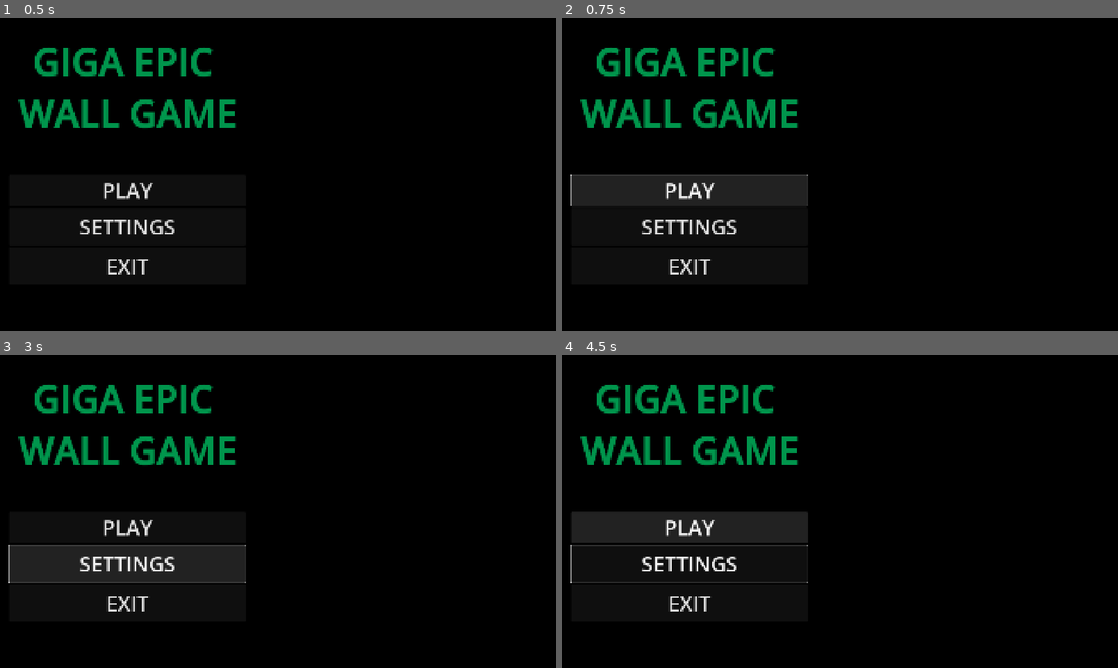
Above: before the commit, frames 1-4 (two rows, left to right).
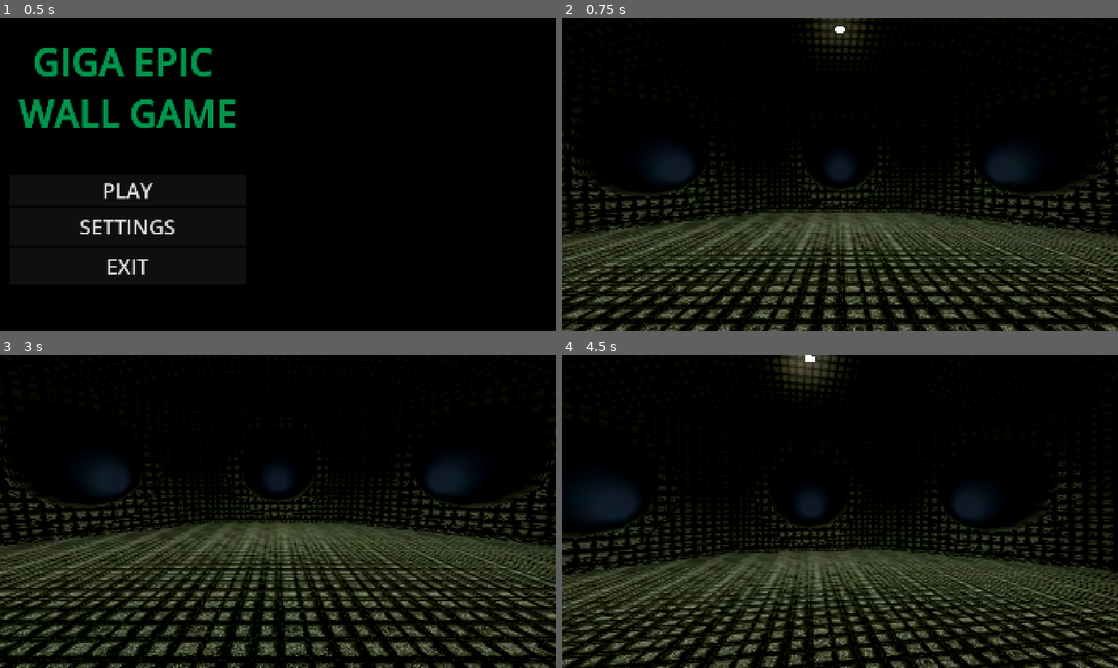
Above: after the commit, the same moments.

Repository: PiterDev/hackathon-game
Game: Godot game, scene res://scenes/main_menu/menu.tscn
The game is run twice, just before and just after one commit, with the same random seed, the same clock (stepped at 60 frames per second) and the same inputs. Before the commit the project has no main scene; this scene is started directly in both runs.
Inputs (mouse positions are in pixels of both pictures, inside the frame that each line leads up to):
- Up to frame 1 (0.5 s): no input
- Up to frame 2 (0.75 s): click "PLAY" at 0.5 s
- Up to frame 3 (3 s): click (127, 527) at 1.25 s, where only the run before the commit has a clickable "PLAY"; click (127, 527) at 2 s, where only the run before the commit has a clickable "PLAY"; click (127, 564) at 2.75 s, where only the run before the commit has a clickable "SETTINGS"
- Up to frame 4 (4.5 s): move the mouse to (962, 495) at 3.52 s; press the mouse at (962, 495) at 3.53 s; right-click (962, 495) at 3.8 s; move the mouse to (728, 527) at 4.27 s; release the mouse at (728, 527) at 4.28 s; right-click (728, 527) at 4.35 s

Frame 1 is identical in both runs. In frame 2, 33% of the frame differs, in the area x 0-100%, y 0-100%; in frame 3, 33%; in frame 4, 34%.
Error before the commit: Assertion failed: No play button scene path specified (res://scenes/main_menu/main_menu.gd:11)

Commit message:
Make basic attack logic

Diff:
--- a/new-game-project/project.godot
+++ b/new-game-project/project.godot
@@ -11,6 +11,7 @@
 [application]
 
 config/name="Hackathon Game"
+run/main_scene="uid://ufwxyn7hp2hp"
 config/features=PackedStringArray("4.5", "Forward Plus")
 config/icon="res://icon.svg"
 
@@ -39,3 +40,13 @@
 "events": [Object(InputEventKey,"resource_local_to_scene":false,"resource_name":"","device":-1,"window_id":0,"alt_press …(192 unchanged characters)…
 ]
 }
+attack_left={
+"deadzone": 0.2,
+"events": [Object(InputEventMouseButton,"resource_local_to_scene":false,"resource_name":"","device":-1,"window_id":0,"alt_pressed":false,"shift_pressed":false,"ctrl_pressed":false,"meta_pressed":false,"button_mask":0,"position":Vector2(0, 0),"global_position":Vector2(0, 0),"factor":1.0,"button_index":1,"canceled":false,"pressed":false,"double_click":false,"script":null)
+]
+}
+attack_right={
+"deadzone": 0.2,
+"events": [Object(InputEventMouseButton,"resource_local_to_scene":false,"resource_name":"","device":-1,"window_id":0,"alt_pressed":false,"shift_pressed":false,"ctrl_pressed":false,"meta_pressed":false,"button_mask":0,"position":Vector2(0, 0),"global_position":Vector2(0, 0),"factor":1.0,"button_index":2,"canceled":false,"pressed":false,"double_click":false,"script":null)
+]
+}
--- /dev/null
+++ b/new-game-project/scenes/audio_test/audio_test.tscn
@@ -0,0 +1,34 @@
+[gd_scene load_steps=4 format=3 uid="uid://ca8konxtgcqq2"]
+
+[ext_resource type="AudioStream" uid="uid://bdby3rsfk3rdl" path="res://assets/music/new-world-by-jvnkk.mp3" id="1_3he88"]
+
+[sub_resource type="Animation" id="Animation_3he88"]
+resource_name = "test"
+length = 160.0
+tracks/0/type = "audio"
+tracks/0/imported = false
+tracks/0/enabled = true
+tracks/0/path = NodePath("Node3D/AudioStreamPlayer")
+tracks/0/interp = 1
+tracks/0/loop_wrap = true
+tracks/0/keys = {
+"clips": [{
+"end_offset": 0.0,
+"start_offset": 0.0,
+"stream": ExtResource("1_3he88")
+}],
+"times": PackedFloat32Array(0)
+}
+tracks/0/use_blend = true
+
+[sub_resource type="AnimationLibrary" id="AnimationLibrary_8br0a"]
+_data = {
+&"test": SubResource("Animation_3he88")
+}
+
+[node name="Node3D" type="AnimationPlayer"]
+libraries = {
+&"": SubResource("AnimationLibrary_8br0a")
+}
+
+[node name="AudioStreamPlayer" type="AudioStreamPlayer" parent="."]
--- a/new-game-project/scenes/main_menu/main_menu.gd
+++ b/new-game-project/scenes/main_menu/main_menu.gd
@@ -1,6 +1,6 @@
 extends Control
 
-const PLAY_BUTTON_SCENE_PATH: String = ""
+const PLAY_BUTTON_SCENE_PATH: String = "res://scenes/main_game_scene/game.tscn"
 
 
 func _on_exit_button_pressed() -> void:
--- a/new-game-project/scenes/player/player.gd
+++ b/new-game-project/scenes/player/player.gd
@@ -12,3 +12,14 @@
 		rotate_y(-event.relative.x * mouse_sensitivity)
 		$Camera3D.rotate_x(-event.relative.y * mouse_sensitivity)
 		$Camera3D.rotation.x = clampf($Camera3D.rotation.x, -deg_to_rad(70), deg_to_rad(70))
+	if event.is_action_pressed("attack_left") or event.is_action_pressed("attack_right"):
+		$AnimationPlayer.seek(0)
+		$AnimationPlayer.play("camera_thump")
+
+func attack() -> void:
+	$Camera3D/AttackRaycast.force_raycast_update()
+	var collider := $Camera3D/AttackRaycast.get_collider() as Object
+	#if collider is Enemy:
+		## Calculate precision, add score
+	#else:
+		## Subtract from score
--- a/new-game-project/scenes/player/player.tscn
+++ b/new-game-project/scenes/player/player.tscn
@@ -6,13 +6,58 @@
 radius = 1.0
 height = 4.0
 
+[sub_resource type="Animation" id="Animation_8afob"]
+resource_name = "camera_thump"
+length = 0.25
+tracks/0/type = "value"
+tracks/0/imported = false
+tracks/0/enabled = true
+tracks/0/path = NodePath("Camera3D:fov")
+tracks/0/interp = 2
+tracks/0/loop_wrap = true
+tracks/0/keys = {
+"times": PackedFloat32Array(0, 0.033333335, 0.2),
+"transitions": PackedFloat32Array(1, 1, 1.741101),
+"update": 0,
+"values": [70.0, 70.0, 75.0]
+}
+
+[sub_resource type="Animation" id="Animation_dovo2"]
+length = 0.001
+tracks/0/type = "value"
+tracks/0/imported = false
+tracks/0/enabled = true
+tracks/0/path = NodePath("Camera3D:fov")
+tracks/0/interp = 1
+tracks/0/loop_wrap = true
+tracks/0/keys = {
+"times": PackedFloat32Array(0),
+"transitions": PackedFloat32Array(1),
+"update": 0,
+"values": [75.0]
+}
+
+[sub_resource type="AnimationLibrary" id="AnimationLibrary_gmlin"]
+_data = {
+&"RESET": SubResource("Animation_dovo2"),
+&"camera_thump": SubResource("Animation_8afob")
+}
+
 [node name="Player" type="CharacterBody3D"]
 script = ExtResource("1_4flbx")
 
 [node name="MeshInstance3D" type="MeshInstance3D" parent="."]
-transform = Transform3D(1, 0, 0, 0, 1, 0, 0, 0, 1, 0, 2, 0)
+visible = false
 mesh = SubResource("CapsuleMesh_sh265")
 
 [node name="Camera3D" type="Camera3D" parent="."]
 transform = Transform3D(1, 0, 0, 0, 1, 0, 0, 0, 1, 0, 2.4266553, -0.69558895)
 current = true
+
+[node name="AttackRaycast" type="RayCast3D" parent="Camera3D"]
+target_position = Vector3(0, 0, -3)
+
+[node name="AnimationPlayer" type="AnimationPlayer" parent="."]
+libraries = {
+&"": SubResource("AnimationLibrary_gmlin")
+}
Not shown, changed: new-game-project/assets/music/new-world-by-jvnkk.mp3.import
Not shown: 1 places in new-game-project/scenes/player/player.tscn that only renumber resources
